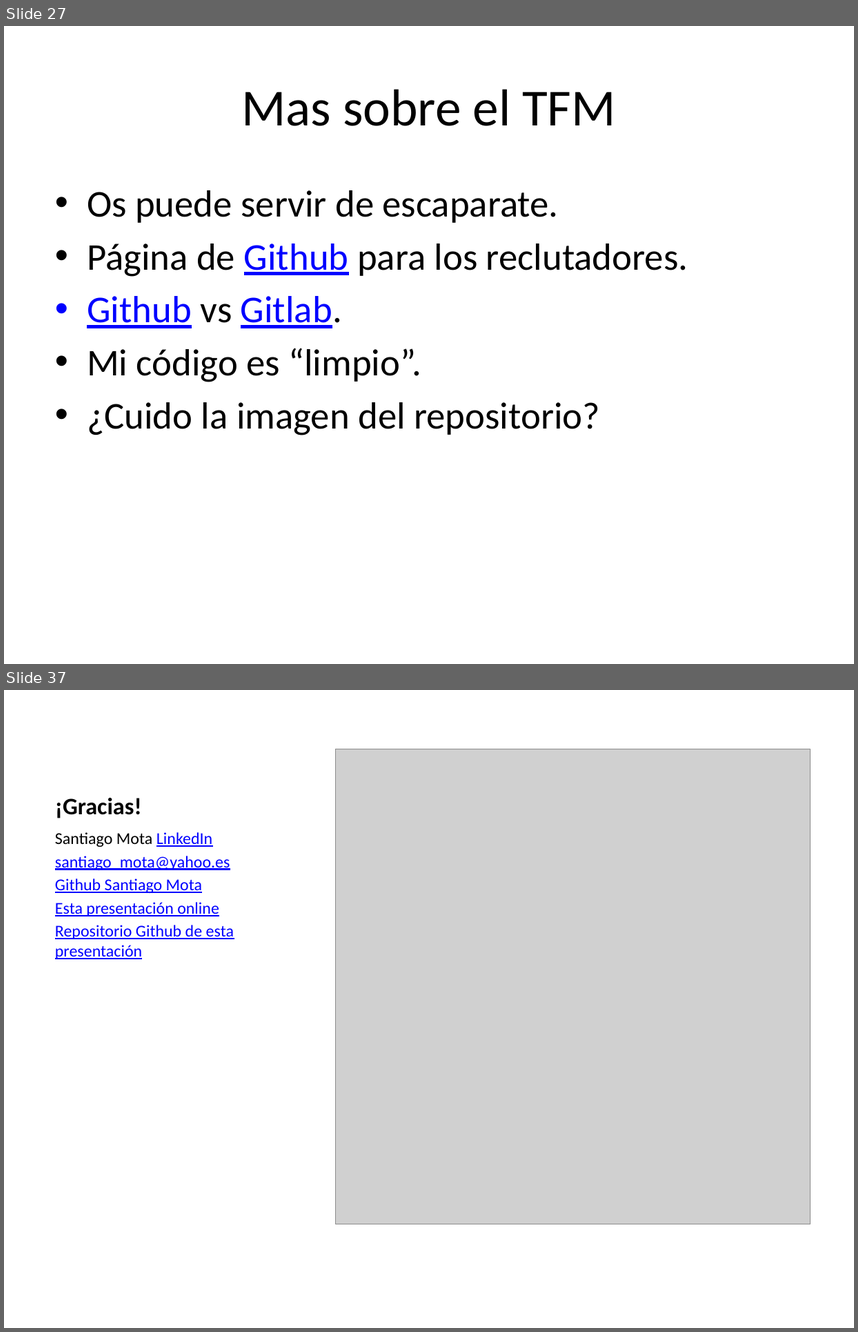
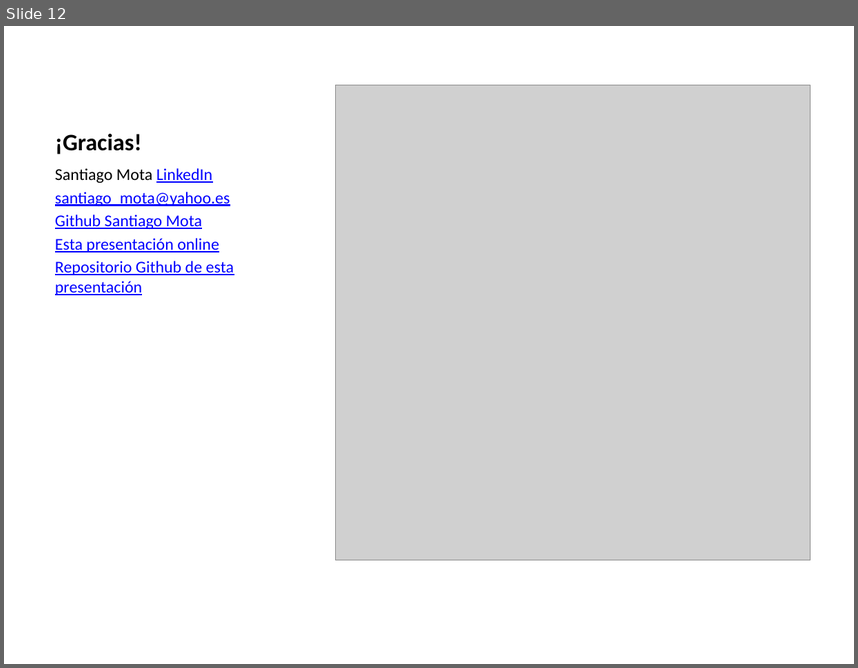
Before and after one commit to santiagomota/datos-madrid-presentacion, a slide deck: docs/index.pptx. Shown one above the other, each under a label of ours: slides 27 and 37 before the commit, slide 12 after it; the slides between them are not shown. The pictures are 858x1332 and 858x668 pixels, drawn with LibreOffice and Linux fonts; fonts in the diff are those of the drawing; grey boxes stand for pictures. Boxes give left, top, right and bottom in pixels: in the first picture for what was removed or moved away, otherwise in the second. Text is boxed around its words. In the diff, an @@ line names an element or a change of style, - is before the commit and + after.

```diff
--- a/docs/index.pptx
+++ b/docs/index.pptx
@@ slide 27 removed at [4, 26, 854, 664], background #FFFFFF @@
@@ title removed at [241, 89, 616, 126] @@
-Mas sobre el TFM
@@ text removed at [87, 190, 688, 435] @@
-• Os puede servir de escaparate.
-• Página de Github para los reclutadores.
-• Github vs Gitlab.
-• Mi código es “limpio”.
-• ¿Cuido la imagen del repositorio?
@@ what was slide 37 is now slide 12 @@
```
Also in this commit, not shown: 4 slides changed, 24 other slides removed, 2 other files.
